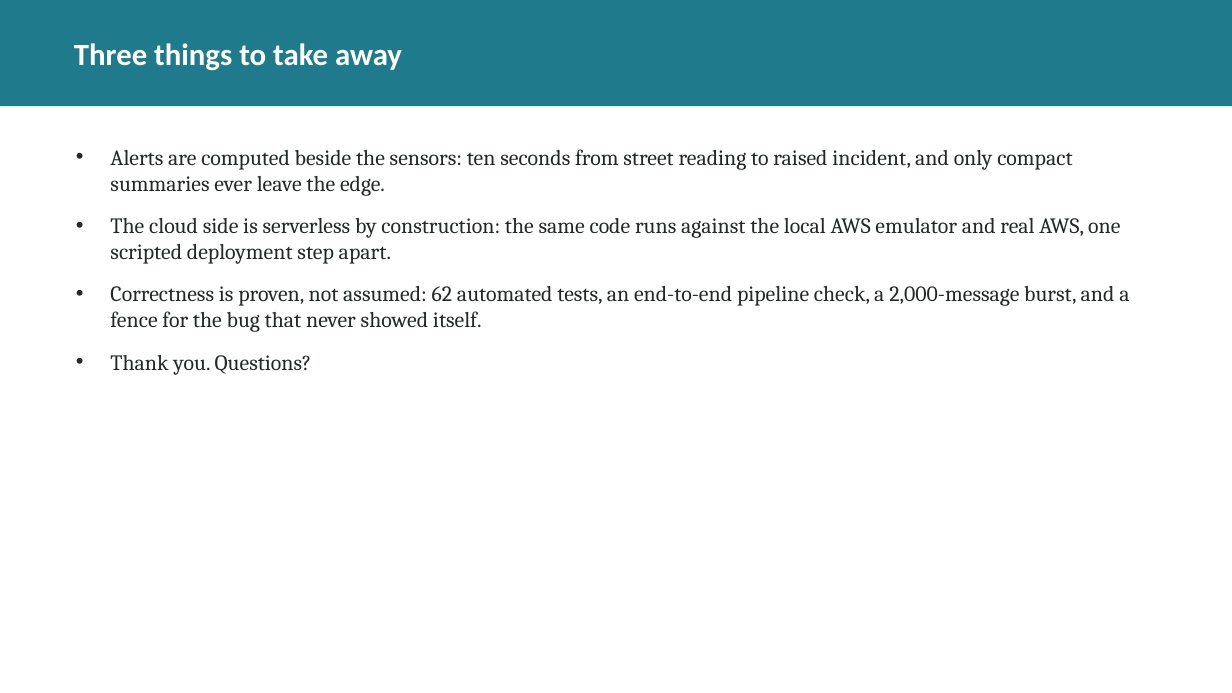
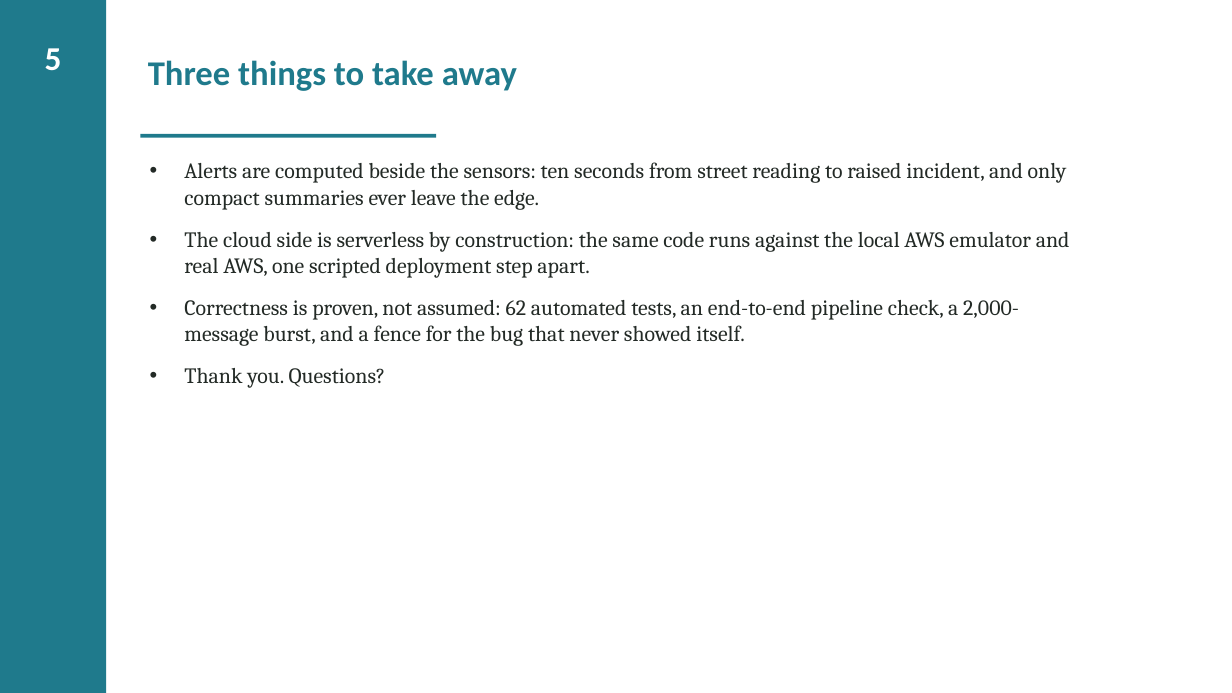
Before and after one commit to valletivarish/FEC_version_2, a slide deck: slide 6 of ppt/X25100963_smart-city-monitoring.pptx. Drawn at 1232x693 pixels with LibreOffice and Linux fonts; fonts in the diff are those of the drawing. Boxes give left, top, right and bottom in pixels: in the first picture for what was removed or moved away, otherwise in the second. Text is boxed around its words. In the diff, an @@ line names an element or a change of style, - is before the commit and + after.

Commit message:
Move Hassan's project 04 deck to unique sidebarL layout (was band, shared with Nithin's deck); now no deck shares its layout with his

```diff
--- a/ppt/X25100963_smart-city-monitoring.pptx
+++ b/ppt/X25100963_smart-city-monitoring.pptx
@@ rectangle: place and size @@
-rectangle at box(0, 0, 1232, 106)
+rectangle at box(0, 0, 106, 693)
@@ text added at box(45, 48, 62, 71), 26 pt, text #FFFFFF, bold @@
+5
@@ title "Three things to take away": place and size @@
-title "Three things to take away" at box(74, 43, 402, 71)
+title "Three things to take away" at box(148, 60, 517, 91)
@@ title "Three things to take away" at box(148, 60, 517, 91): size 24 to 27 pt, text colour #FFFFFF to #1F7A8C; vertical alignment middle to top @@
@@ rectangle added at box(140, 134, 436, 138), fill #1F7A8C @@
@@ text "Alerts are computed beside the ..." rewrapped from box(110, 149, 1129, 375) to box(184, 162, 1070, 388) @@
```
Also in this commit, not shown: 4 other slides changed.
